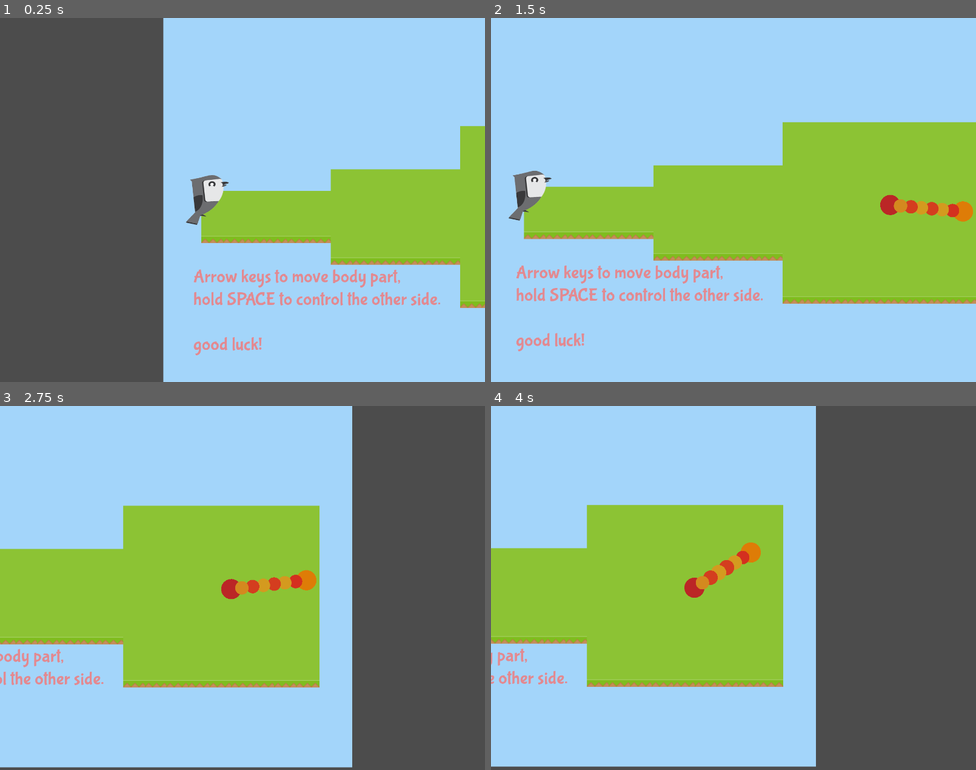
Above: before the commit, frames 1-4 (two rows, left to right).
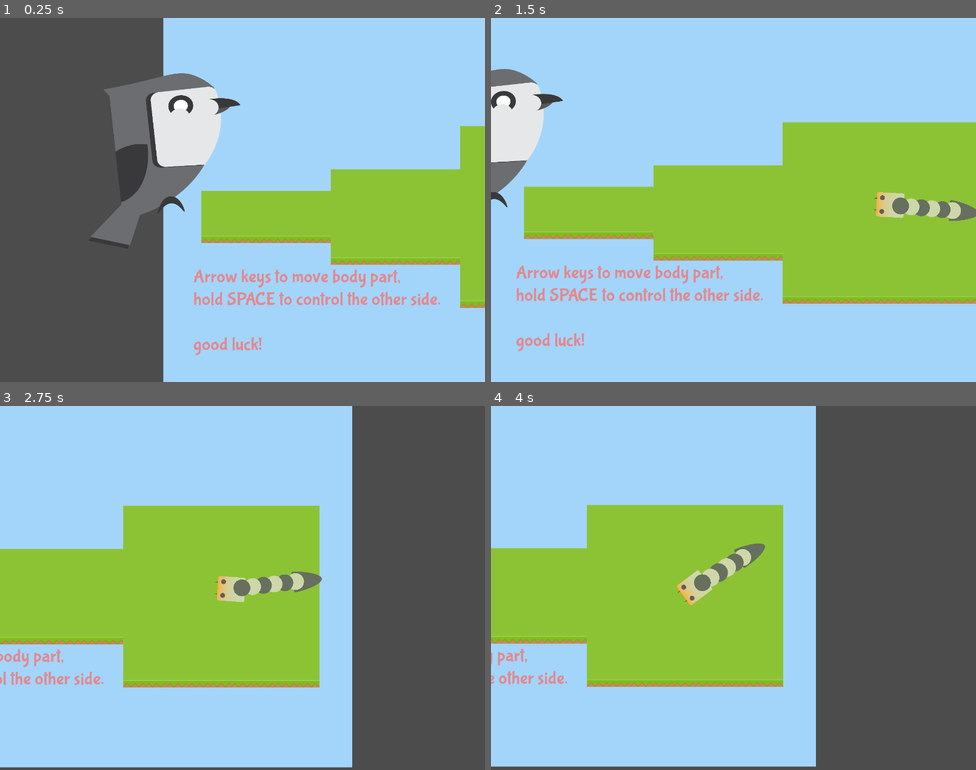
Above: after the commit, the same moments.

Repository: AlecTroemel/LudumDare46-EarlyWorm
Game: Godot game, scene res://World.tscn
The game is run twice, just before and just after one commit, with the same random seed, the same clock (stepped at 60 frames per second) and the same inputs.
Inputs:
- Up to frame 1 (0.25 s): no input
- Up to frame 2 (1.5 s): tap Enter at 0.5 s; hold Right (ui_right) 0.53-1.28 s; tap Space at 0.77 s; hold Down (ui_down) from 1.28 s (still down)
- Up to frame 3 (2.75 s): tap Space at 1.52 s; release Down (ui_down) at 2.03 s; hold Right (ui_right) from 2.03 s (still down)
- Up to frame 4 (4 s): release Right (ui_right) at 2.78 s; hold Up (ui_up) 2.78-3.53 s; tap Space at 3.02, 3.77 s; hold Left (ui_left) from 3.53 s (still down)

The runs differ from the first frame. In frame 1, 7.1% of the frame differs, in the area x 18-50%, y 15-63%; in frame 2, 4.7%; in frame 3, 1.1%; in frame 4, 1.0%.

Commit message:
use worm head and butt, use big bird image, fix music loop

Diff:
--- a/Bird.tscn
+++ b/Bird.tscn
@@ -8,202 +8,203 @@
 [ext_resource path="res://hungry.tres" type="Animation" id=6]
 [ext_resource path="res://happy.tres" type="Animation" id=7]
 [ext_resource path="res://assets/audio/bite.wav" type="AudioStream" id=8]
-
-[sub_resource type="AtlasTexture" id=39]
+[ext_resource path="res://assets/art/birb_big.png" type="Texture" id=9]
+
+[sub_resource type="AtlasTexture" id=1]
 flags = 4
 atlas = ExtResource( 2 )
 region = Rect2( 1700, 384, 170, 192 )
 
-[sub_resource type="AtlasTexture" id=40]
+[sub_resource type="AtlasTexture" id=2]
 flags = 4
 atlas = ExtResource( 2 )
 region = Rect2( 0, 384, 170, 192 )
 
-[sub_resource type="AtlasTexture" id=41]
+[sub_resource type="AtlasTexture" id=3]
 flags = 4
 atlas = ExtResource( 2 )
 region = Rect2( 170, 384, 170, 192 )
 
-[sub_resource type="AtlasTexture" id=42]
+[sub_resource type="AtlasTexture" id=4]
 flags = 4
 atlas = ExtResource( 2 )
 region = Rect2( 340, 384, 170, 192 )
 
-[sub_resource type="AtlasTexture" id=43]
+[sub_resource type="AtlasTexture" id=5]
 flags = 4
 atlas = ExtResource( 2 )
 region = Rect2( 510, 384, 170, 192 )
 
-[sub_resource type="AtlasTexture" id=44]
+[sub_resource type="AtlasTexture" id=6]
 flags = 4
 atlas = ExtResource( 2 )
 region = Rect2( 680, 384, 170, 192 )
 
-[sub_resource type="AtlasTexture" id=45]
+[sub_resource type="AtlasTexture" id=7]
 flags = 4
 atlas = ExtResource( 2 )
 region = Rect2( 850, 384, 170, 192 )
 
-[sub_resource type="AtlasTexture" id=46]
-flags = 4
-atlas = ExtResource( 2 )
-region = Rect2( 1020, 384, 170, 192 )
-
-[sub_resource type="AtlasTexture" id=47]
+[sub_resource type="AtlasTexture" id=8]
+flags = 4
+atlas = ExtResource( 2 )
+region = Rect2( 1020, 384, 170, 192 )
+
+[sub_resource type="AtlasTexture" id=9]
 flags = 4
 atlas = ExtResource( 2 )
 region = Rect2( 1190, 384, 170, 192 )
 
-[sub_resource type="AtlasTexture" id=48]
+[sub_resource type="AtlasTexture" id=10]
 flags = 4
 atlas = ExtResource( 2 )
 region = Rect2( 1360, 384, 170, 192 )
 
-[sub_resource type="AtlasTexture" id=49]
+[sub_resource type="AtlasTexture" id=11]
 flags = 4
 atlas = ExtResource( 2 )
 region = Rect2( 1530, 384, 170, 192 )
 
-[sub_resource type="AtlasTexture" id=50]
+[sub_resource type="AtlasTexture" id=12]
 flags = 4
 atlas = ExtResource( 2 )
 region = Rect2( 1870, 384, 170, 192 )
 
-[sub_resource type="AtlasTexture" id=37]
-flags = 4
-atlas = ExtResource( 2 )
-region = Rect2( 1020, 384, 170, 192 )
-
-[sub_resource type="AtlasTexture" id=38]
+[sub_resource type="AtlasTexture" id=13]
+flags = 4
+atlas = ExtResource( 2 )
+region = Rect2( 1020, 384, 170, 192 )
+
+[sub_resource type="AtlasTexture" id=14]
 flags = 4
 atlas = ExtResource( 2 )
 region = Rect2( 1870, 384, 170, 192 )
 
-[sub_resource type="AtlasTexture" id=51]
+[sub_resource type="AtlasTexture" id=15]
 flags = 4
 atlas = ExtResource( 1 )
 region = Rect2( 510, 384, 170, 192 )
 
-[sub_resource type="AtlasTexture" id=52]
+[sub_resource type="AtlasTexture" id=16]
 flags = 4
 atlas = ExtResource( 1 )
 region = Rect2( 680, 384, 170, 192 )
 
-[sub_resource type="AtlasTexture" id=53]
+[sub_resource type="AtlasTexture" id=17]
 flags = 4
 atlas = ExtResource( 1 )
 region = Rect2( 850, 384, 170, 192 )
 
-[sub_resource type="AtlasTexture" id=54]
-flags = 4
-atlas = ExtResource( 1 )
-region = Rect2( 1020, 384, 170, 192 )
-
-[sub_resource type="AtlasTexture" id=55]
+[sub_resource type="AtlasTexture" id=18]
+flags = 4
+atlas = ExtResource( 1 )
+region = Rect2( 1020, 384, 170, 192 )
+
+[sub_resource type="AtlasTexture" id=19]
 flags = 4
 atlas = ExtResource( 1 )
 region = Rect2( 1190, 384, 170, 192 )
 
-[sub_resource type="AtlasTexture" id=56]
+[sub_resource type="AtlasTexture" id=20]
 flags = 4
 atlas = ExtResource( 1 )
 region = Rect2( 1360, 384, 170, 192 )
 
-[sub_resource type="AtlasTexture" id=57]
+[sub_resource type="AtlasTexture" id=21]
 flags = 4
 atlas = ExtResource( 1 )
 region = Rect2( 1530, 384, 170, 192 )
 
-[sub_resource type="AtlasTexture" id=58]
+[sub_resource type="AtlasTexture" id=22]
 flags = 4
 atlas = ExtResource( 1 )
 region = Rect2( 1700, 384, 170, 192 )
 
-[sub_resource type="AtlasTexture" id=59]
+[sub_resource type="AtlasTexture" id=23]
 flags = 4
 atlas = ExtResource( 3 )
 region = Rect2( 0, 384, 170, 192 )
 
+[sub_resource type="AtlasTexture" id=24]
+flags = 4
+atlas = ExtResource( 1 )
+region = Rect2( 170, 384, 170, 192 )
+
+[sub_resource type="AtlasTexture" id=25]
+flags = 4
+atlas = ExtResource( 3 )
+region = Rect2( 340, 384, 170, 192 )
+
 [sub_resource type="AtlasTexture" id=26]
 flags = 4
-atlas = ExtResource( 1 )
-region = Rect2( 170, 384, 170, 192 )
-
-[sub_resource type="AtlasTexture" id=60]
-flags = 4
-atlas = ExtResource( 3 )
-region = Rect2( 340, 384, 170, 192 )
-
-[sub_resource type="AtlasTexture" id=61]
-flags = 4
 atlas = ExtResource( 3 )
 region = Rect2( 510, 384, 170, 192 )
 
-[sub_resource type="AtlasTexture" id=62]
+[sub_resource type="AtlasTexture" id=27]
 flags = 4
 atlas = ExtResource( 3 )
 region = Rect2( 680, 384, 170, 192 )
 
-[sub_resource type="AtlasTexture" id=63]
+[sub_resource type="AtlasTexture" id=28]
 flags = 4
 atlas = ExtResource( 3 )
 region = Rect2( 850, 384, 170, 192 )
 
-[sub_resource type="AtlasTexture" id=64]
-flags = 4
-atlas = ExtResource( 3 )
-region = Rect2( 1020, 384, 170, 192 )
-
-[sub_resource type="AtlasTexture" id=65]
+[sub_resource type="AtlasTexture" id=29]
+flags = 4
+atlas = ExtResource( 3 )
+region = Rect2( 1020, 384, 170, 192 )
+
+[sub_resource type="AtlasTexture" id=30]
 flags = 4
 atlas = ExtResource( 3 )
 region = Rect2( 1190, 384, 170, 192 )
 
-[sub_resource type="AtlasTexture" id=66]
+[sub_resource type="AtlasTexture" id=31]
 flags = 4
 atlas = ExtResource( 3 )
 region = Rect2( 1360, 384, 170, 192 )
 
-[sub_resource type="AtlasTexture" id=67]
+[sub_resource type="AtlasTexture" id=32]
 flags = 4
 atlas = ExtResource( 3 )
 region = Rect2( 1530, 384, 170, 192 )
 
-[sub_resource type="AtlasTexture" id=68]
+[sub_resource type="AtlasTexture" id=33]
 flags = 4
 atlas = ExtResource( 3 )
 region = Rect2( 1700, 384, 170, 192 )
 
-[sub_resource type="AtlasTexture" id=36]
+[sub_resource type="AtlasTexture" id=34]
 flags = 4
 atlas = ExtResource( 2 )
 region = Rect2( 0, 384, 170, 192 )
 
-[sub_resource type="SpriteFrames" id=69]
+[sub_resource type="SpriteFrames" id=35]
 animations = [ {
-"frames": [ SubResource( 39 ) ],
+"frames": [ SubResource( 1 ) ],
 "loop": true,
 "name": "idle",
 "speed": 5.0
 }, {
-"frames": [ SubResource( 40 ), SubResource( 41 ), SubResource( 42 ), SubResource( 43 ), SubResource( 44 ), SubResource( 45 ), SubResource( 46 ), SubResource( 47 ), SubResource( 48 ), SubResource( 49 ), SubResource( 39 ), SubResource( 50 ) ],
+"frames": [ SubResource( 2 ), SubResource( 3 ), SubResource( 4 ), SubResource( 5 ), SubResource( 6 ), SubResource( 7 ), SubResource( 8 ), SubResource( 9 ), SubResource( 10 ), SubResource( 11 ), SubResource( 1 ), SubResource( 12 ) ],
 "loop": true,
 "name": "chirp",
 "speed": 24.0
 }, {
-"frames": [ SubResource( 37 ), SubResource( 38 ), SubResource( 51 ), SubResource( 52 ), SubResource( 53 ), SubResource( 54 ), SubResource( 55 ), SubResource( 56 ), SubResource( 57 ), SubResource( 58 ) ],
+"frames": [ SubResource( 13 ), SubResource( 14 ), SubResource( 15 ), SubResource( 16 ), SubResource( 17 ), SubResource( 18 ), SubResource( 19 ), SubResource( 20 ), SubResource( 21 ), SubResource( 22 ) ],
 "loop": true,
 "name": "sad",
 "speed": 10.0
 }, {
-"frames": [ SubResource( 59 ), SubResource( 26 ), SubResource( 60 ), SubResource( 61 ), SubResource( 62 ), SubResource( 63 ), SubResource( 64 ), SubResource( 65 ), SubResource( 66 ), SubResource( 67 ), SubResource( 68 ), SubResource( 36 ) ],
+"frames": [ SubResource( 23 ), SubResource( 24 ), SubResource( 25 ), SubResource( 26 ), SubResource( 27 ), SubResource( 28 ), SubResource( 29 ), SubResource( 30 ), SubResource( 31 ), SubResource( 32 ), SubResource( 33 ), SubResource( 34 ) ],
 "loop": true,
 "name": "yell",
 "speed": 5.0
 } ]
 
-[sub_resource type="CircleShape2D" id=70]
-radius = 63.341
+[sub_resource type="CircleShape2D" id=36]
+radius = 43.2673
 
 [node name="Bird" type="Node2D"]
 position = Vector2( -9.99993, -3.75001 )
@@ -217,17 +218,23 @@
 anims/starving = ExtResource( 5 )
 
 [node name="AnimatedSprite" type="AnimatedSprite" parent="."]
+visible = false
 rotation = 7.45058e-09
-frames = SubResource( 69 )
+frames = SubResource( 35 )
 animation = "idle"
 playing = true
 
 [node name="Area2D" type="Area2D" parent="."]
 
 [node name="CollisionShape2D" type="CollisionShape2D" parent="Area2D"]
-position = Vector2( 61.2986, 46.2252 )
-shape = SubResource( 70 )
+position = Vector2( 64.1338, 52.6491 )
+shape = SubResource( 36 )
 
 [node name="Bite" type="AudioStreamPlayer" parent="."]
 stream = ExtResource( 8 )
+
+[node name="Sprite" type="Sprite" parent="."]
+position = Vector2( -113.555, -165.369 )
+scale = Vector2( 0.5, 0.5 )
+texture = ExtResource( 9 )
 [connection signal="area_entered" from="Area2D" to="." method="_on_Area2D_area_entered"]
--- a/Body.gd
+++ b/Body.gd
@@ -1,7 +1,7 @@
 extends Node2D
 
 export (Color) var color = null
-export (int) var radius = 10
+export (int) var radius = 15
 export (int) var grow = 0
 
 func _draw():
--- /dev/null
+++ b/Butt.tscn
@@ -0,0 +1,20 @@
+[gd_scene load_steps=4 format=2]
+
+[ext_resource path="res://assets/art/worm/butt.png" type="Texture" id=1]
+[ext_resource path="res://Point.gd" type="Script" id=2]
+
+[sub_resource type="CircleShape2D" id=1]
+radius = 30.0
+
+[node name="Butt" type="RigidBody2D"]
+gravity_scale = 0.0
+script = ExtResource( 2 )
+color = Color( 0.631373, 0.121569, 0.121569, 1 )
+radius = 50
+
+[node name="CollisionShape2D" type="CollisionShape2D" parent="."]
+shape = SubResource( 1 )
+
+[node name="Sprite" type="Sprite" parent="."]
+scale = Vector2( 0.1, 0.1 )
+texture = ExtResource( 1 )
--- /dev/null
+++ b/Head.tscn
@@ -0,0 +1,20 @@
+[gd_scene load_steps=4 format=2]
+
+[ext_resource path="res://Point.gd" type="Script" id=1]
+[ext_resource path="res://assets/art/worm/head.png" type="Texture" id=2]
+
+[sub_resource type="CircleShape2D" id=1]
+radius = 30.0
+
+[node name="Head" type="RigidBody2D"]
+gravity_scale = 0.0
+script = ExtResource( 1 )
+color = Color( 0.631373, 0.121569, 0.121569, 1 )
+radius = 50
+
+[node name="CollisionShape2D" type="CollisionShape2D" parent="."]
+shape = SubResource( 1 )
+
+[node name="Sprite" type="Sprite" parent="."]
+scale = Vector2( 0.1, 0.1 )
+texture = ExtResource( 2 )
--- a/InchWorm.gd
+++ b/InchWorm.gd
@@ -7,10 +7,12 @@
 	$Head.mode = 0
 	$Butt.mode = 0
 
-	$Butt.position = Vector2(0,0)
-	self.position = pos
 	$Head.position = Vector2.ZERO
 	$Butt.position = Vector2(200,0)
+	$SpringJoint2.position = $Butt.position
+	$SpringJoint2.look_at($Head.position)
+
+	self.position = pos
 
 	$Head.mode = 1
 	$Butt.mode = 0
--- a/InchWorm.tscn
+++ b/InchWorm.tscn
@@ -1,13 +1,14 @@
-[gd_scene load_steps=10 format=2]
+[gd_scene load_steps=11 format=2]
 
 [ext_resource path="res://InchWorm.gd" type="Script" id=1]
-[ext_resource path="res://Point.tscn" type="PackedScene" id=2]
+[ext_resource path="res://Butt.tscn" type="PackedScene" id=2]
 [ext_resource path="res://Body.tscn" type="PackedScene" id=3]
 [ext_resource path="res://assets/audio/accordian_g.wav" type="AudioStream" id=4]
 [ext_resource path="res://assets/audio/accordian_a.wav" type="AudioStream" id=5]
 [ext_resource path="res://assets/audio/accordian_b.wav" type="AudioStream" id=6]
 [ext_resource path="res://assets/audio/accordian_d.wav" type="AudioStream" id=7]
 [ext_resource path="res://assets/audio/accordian_c.wav" type="AudioStream" id=8]
+[ext_resource path="res://Head.tscn" type="PackedScene" id=9]
 
 [sub_resource type="CircleShape2D" id=1]
 radius = 45.5649
@@ -16,10 +17,10 @@
 script = ExtResource( 1 )
 
 [node name="SpringJoint" type="DampedSpringJoint2D" parent="."]
-modulate = Color( 0.376471, 0.141176, 0.141176, 1 )
-self_modulate = Color( 0.32549, 0.145098, 0.145098, 1 )
+self_modulate = Color( 1, 0, 0, 1 )
 position = Vector2( 199.879, -0.142891 )
 rotation = 1.5708
+z_index = 2
 node_a = NodePath("../Head")
 node_b = NodePath("../Butt")
 bias = 0.1
@@ -29,9 +30,9 @@
 damping = 0.1
 
 [node name="SpringJoint2" type="DampedSpringJoint2D" parent="."]
-modulate = Color( 0.376471, 0.141176, 0.141176, 1 )
-self_modulate = Color( 0.32549, 0.145098, 0.145098, 1 )
+self_modulate = Color( 1, 0, 0, 1 )
 rotation = -1.5708
+z_index = 2
 node_a = NodePath("../Head")
 node_b = NodePath("../Butt")
 bias = 0.1
@@ -42,44 +43,38 @@
 
 [node name="Butt" parent="." instance=ExtResource( 2 )]
 position = Vector2( 200.489, 1.80109 )
-z_index = 1
-color = Color( 0.87451, 0.490196, 0.0313726, 1 )
-radius = 30
 
 [node name="Body" parent="." instance=ExtResource( 3 )]
 z_index = 7
-color = Color( 0.835294, 0.192157, 0.12549, 1 )
-radius = 20
+color = Color( 0.807843, 0.847059, 0.666667, 1 )
+radius = 25
 
 [node name="Body2" parent="." instance=ExtResource( 3 )]
 z_index = 6
-color = Color( 0.835294, 0.607843, 0.12549, 1 )
-radius = 20
+color = Color( 0.407843, 0.439216, 0.372549, 1 )
+radius = 25
 
 [node name="Body3" parent="." instance=ExtResource( 3 )]
 z_index = 5
-color = Color( 0.835294, 0.243137, 0.12549, 1 )
-radius = 20
+color = Color( 0.807843, 0.847059, 0.666667, 1 )
+radius = 25
 
 [node name="Body4" parent="." instance=ExtResource( 3 )]
 z_index = 4
-color = Color( 0.835294, 0.607843, 0.12549, 1 )
-radius = 20
+color = Color( 0.407843, 0.439216, 0.372549, 1 )
+radius = 25
 
 [node name="Body5" parent="." instance=ExtResource( 3 )]
 z_index = 3
-color = Color( 0.835294, 0.243137, 0.12549, 1 )
-radius = 20
+color = Color( 0.807843, 0.847059, 0.666667, 1 )
+radius = 25
 
 [node name="Body6" parent="." instance=ExtResource( 3 )]
 z_index = 2
-color = Color( 0.835294, 0.541176, 0.12549, 1 )
-radius = 20
+color = Color( 0.407843, 0.439216, 0.372549, 1 )
+radius = 25
 
-[node name="Head" parent="." instance=ExtResource( 2 )]
-z_index = 10
-color = Color( 0.737255, 0.152941, 0.152941, 1 )
-radius = 30
+[node name="Head" parent="." instance=ExtResource( 9 )]
 
 [node name="Line2D" type="Line2D" parent="."]
 width = 0.0
--- a/Level/Level1.gd
+++ b/Level/Level1.gd
@@ -2,4 +2,4 @@
 
 var bird_position = Vector2(100,100)
 var worm_position = Vector2(1250, 500)
-var worm_rotation = -90
+var worm_rotation = 0
--- a/Point.gd
+++ b/Point.gd
@@ -16,5 +16,5 @@
 	if Input.is_action_pressed('ui_up'):
 		apply_impulse(Vector2(0,0), Vector2(0,-10))
 
-func _draw():
-	draw_circle(Vector2(0,0), radius, color)
+#func _draw():
+#	draw_circle(Vector2(0,0), radius, color)
--- a/World.gd
+++ b/World.gd
@@ -3,6 +3,10 @@
 var first_time = true
 var levels = ["Level0", "Level1"]
 var current_level = null
+
+func _process(delta):
+#	print($InchWorm.position)
+	pass
 
 func _ready():
 	current_level = 0
@@ -61,7 +65,6 @@
 	$InchWorm.rotation_degrees = level.worm_rotation
 	$Bird.position = level.bird_position
 
-
 	# move camera to the bird, then transition
 	# smoothly to worm
 	$CameraRig.teleport(level.bird_position)
--- a/World.tscn
+++ b/World.tscn
@@ -20,7 +20,6 @@
 z_index = 2
 
 [node name="InchWorm" parent="." instance=ExtResource( 1 )]
-position = Vector2( 1248.6, 899.683 )
 z_index = 1
 
 [node name="BGMusic" type="AudioStreamPlayer" parent="."]
Not shown: 1 places in Bird.tscn that only renumber resources
Not shown, added: assets/art/background.png.import
Not shown, added: assets/art/birb_big.png.import
Not shown, added: assets/art/worm/body1.png.import
Not shown, added: assets/art/worm/body2.png.import
Not shown, added: assets/art/worm/butt.png.import
Not shown, added: assets/art/worm/head.png.import
